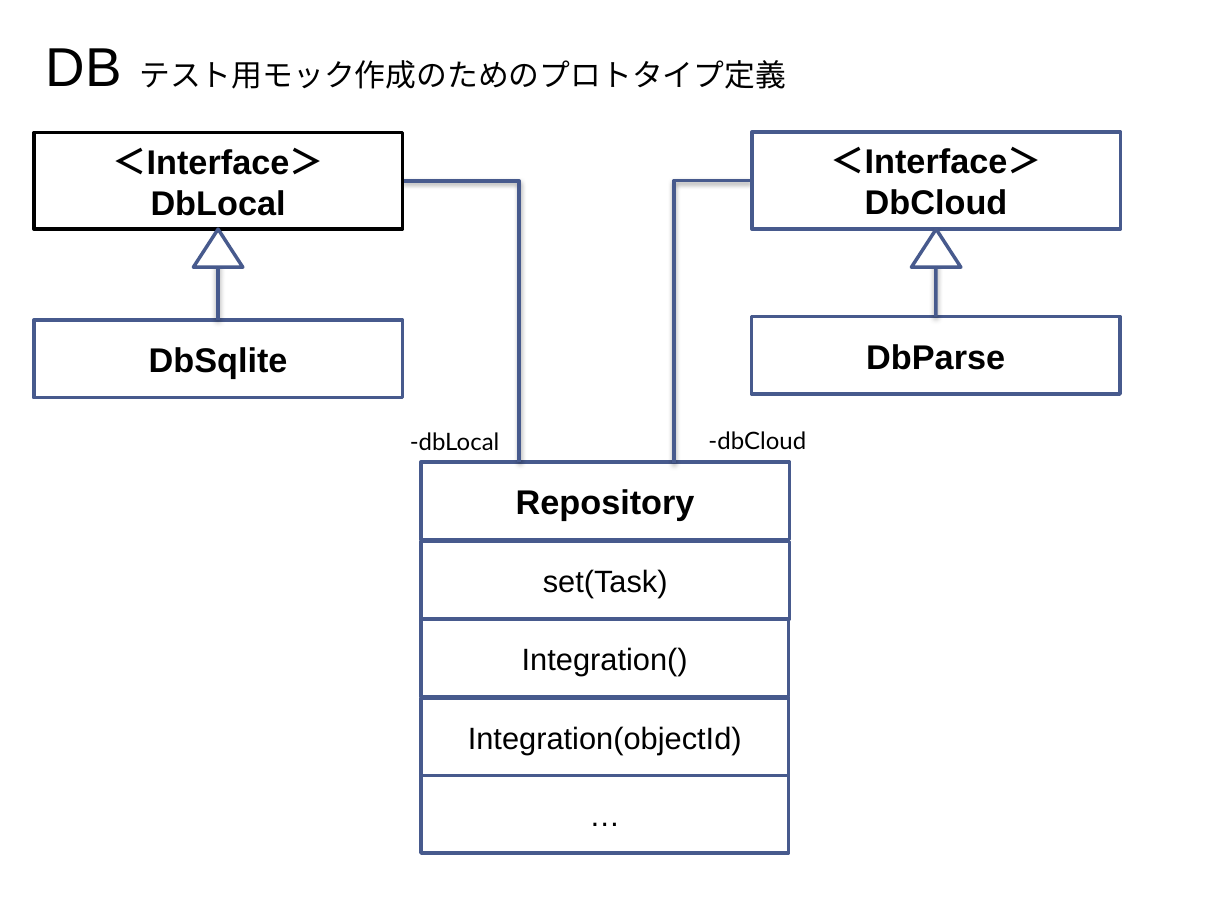
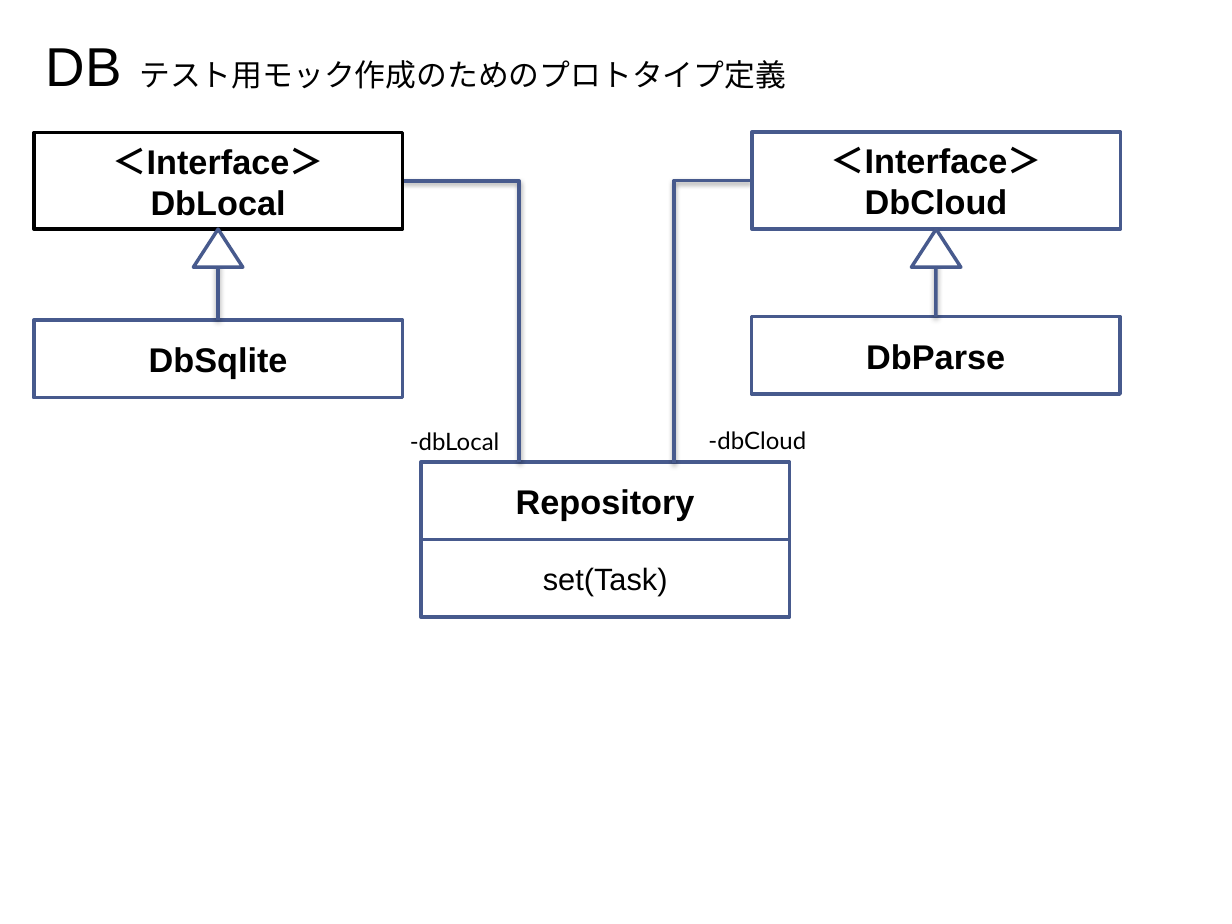
Before and after one commit to furuya02/ToDoApp, a slide deck: slide 10 of doc/ToDoApp.pptx (slide 11 before the commit). Drawn at 1232x924 pixels with LibreOffice and Linux fonts; fonts in the diff are those of the drawing. Boxes give left, top, right and bottom in pixels: in the first picture for what was removed or moved away, otherwise in the second. Text is boxed around its words. In the diff, an @@ line names an element or a change of style, - is before the commit and + after.

```diff
--- a/doc/ToDoApp.pptx
+++ b/doc/ToDoApp.pptx
@@ rectangle removed at (421, 618, 788, 696) @@
-Integration()
@@ rectangle removed at (421, 699, 788, 776) @@
-Integration(objectId)
@@ rectangle removed at (421, 776, 788, 854) @@
-…
```
Also in this commit, not shown: 16 other slides changed, 3 slides added, 4 slides removed, 4 other files.
